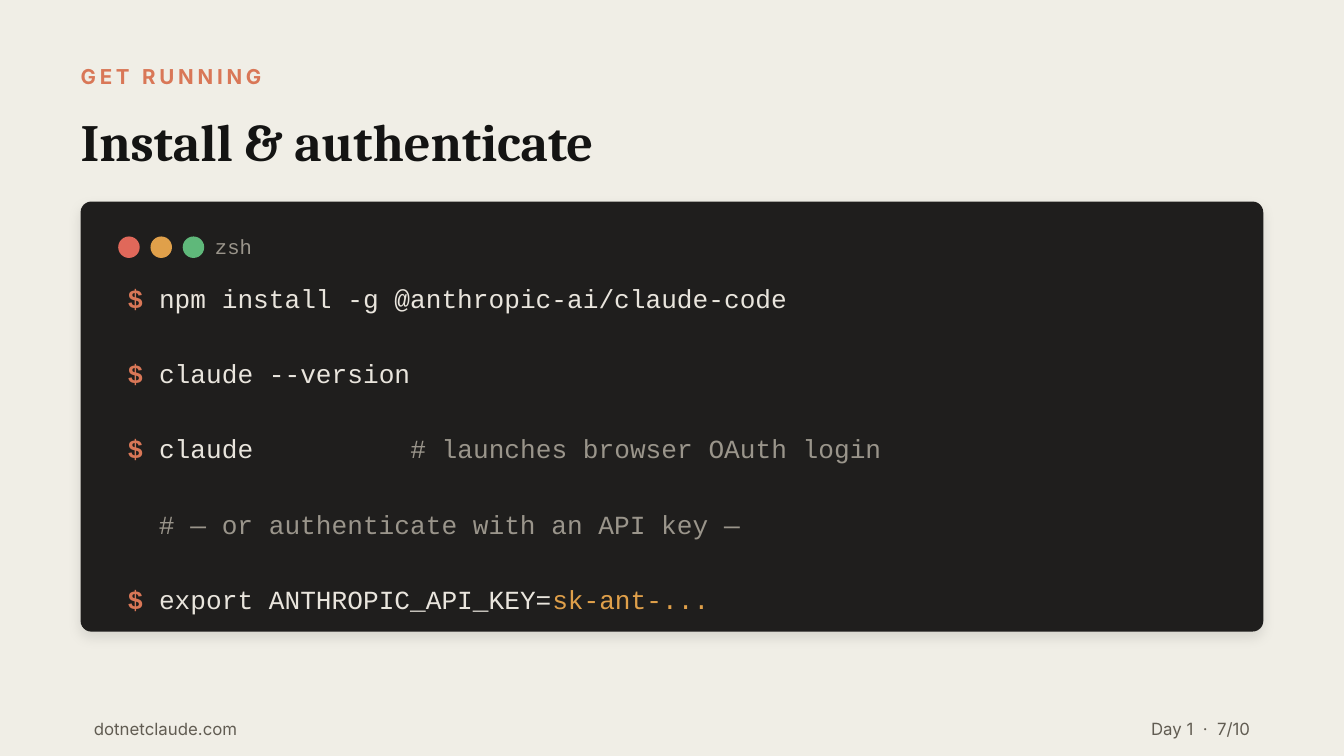
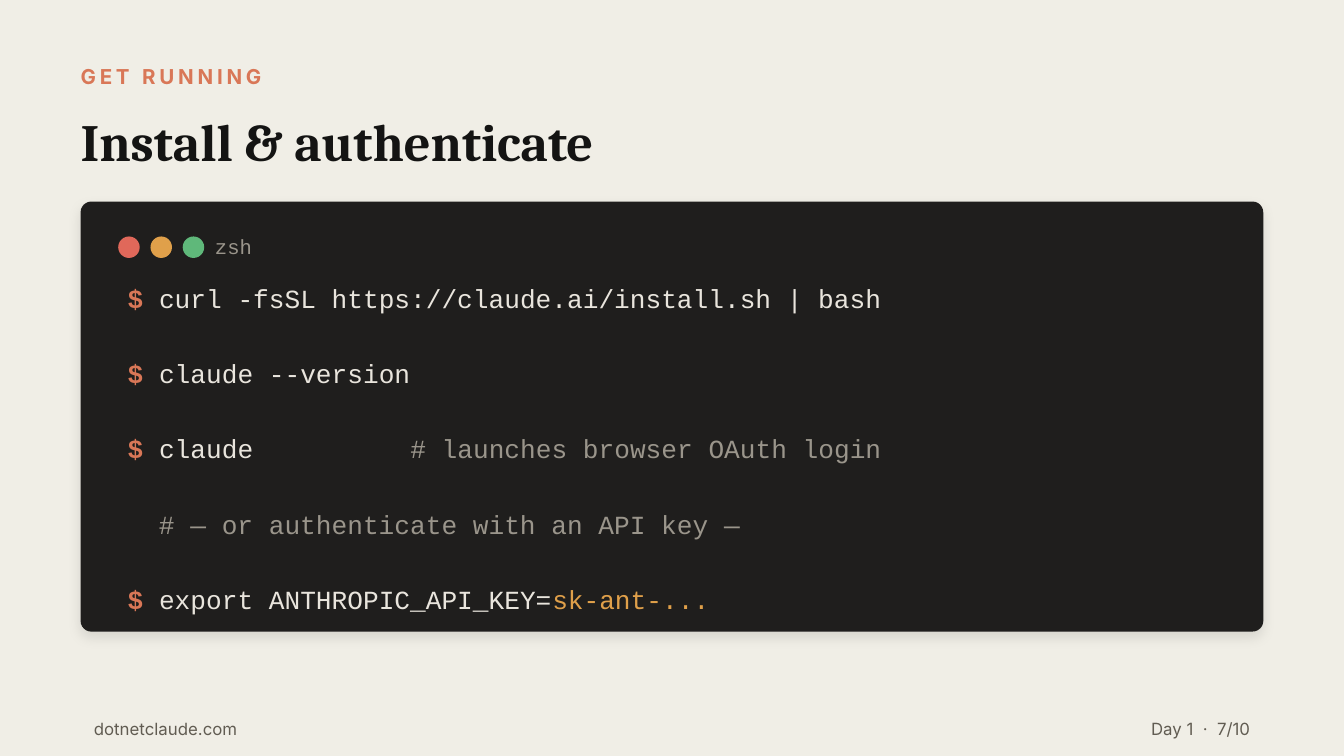
Before and after one commit to cwoodruff/dotnet-claude-workshop-content, a slide deck: slide 7 of decks/Day 1/Day1-Claude-Code-Track.pptx. Drawn at 1344x756 pixels with LibreOffice and Linux fonts; fonts in the diff are those of the drawing. Boxes give left, top, right and bottom in pixels: in the first picture for what was removed or moved away, otherwise in the second. Text is boxed around its words. In the diff, an @@ line names an element or a change of style, - is before the commit and + after.

```diff
--- a/decks/Day 1/Day1-Claude-Code-Track.pptx
+++ b/decks/Day 1/Day1-Claude-Code-Track.pptx
@@ text at [159,290,881,314]: text changed @@
-$ npm install -g @anthropic-ai/claude-code
+$ curl -fsSL https://claude.ai/install.sh | bash
```
Also in this commit, not shown: 1 other slide changed, 54 other files.
